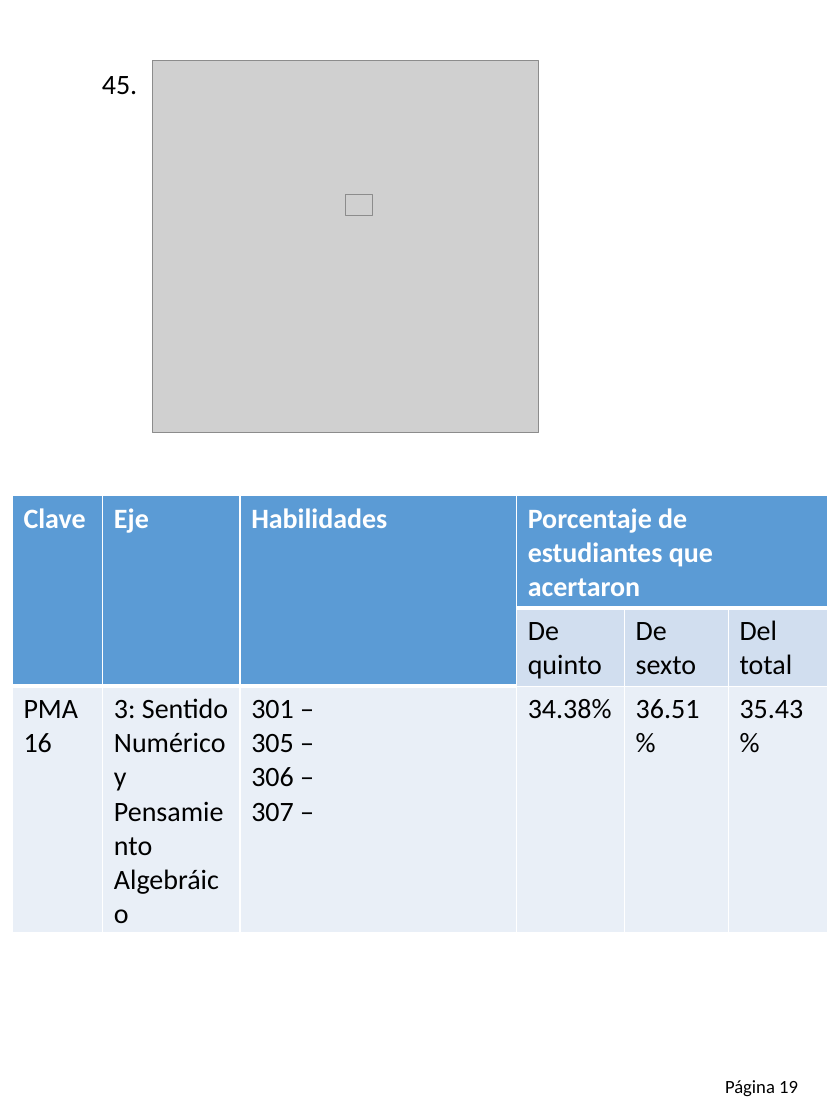
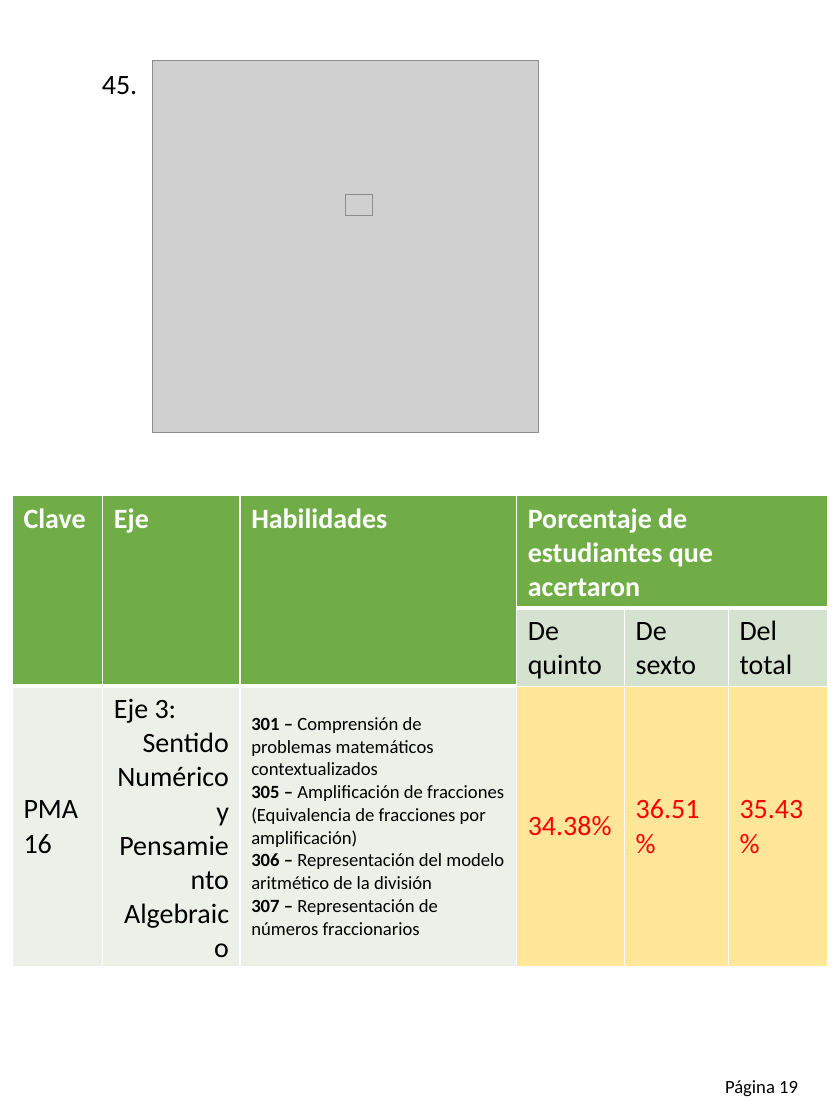
Before and after one commit to Adrifelcha/afchavez-019, a slide deck: slide 50 of Lancaster/Reporte_02_Q-Preliminar/Info_per_Item.pptx (slide 49 before the commit). Drawn at 840x1120 pixels with LibreOffice and Linux fonts; fonts in the diff are those of the drawing; grey boxes stand for pictures. Boxes give left, top, right and bottom in pixels: in the first picture for what was removed or moved away, otherwise in the second. Text is boxed around its words. In the diff, an @@ line names an element or a change of style, - is before the commit and + after.

```diff
--- a/Lancaster/Reporte_02_Q-Preliminar/Info_per_Item.pptx
+++ b/Lancaster/Reporte_02_Q-Preliminar/Info_per_Item.pptx
@@ table at (12, 496, 829, 939) @@
-row 3, column 2: 3: Sentido Numérico y Pensamiento Algebráico
+row 3, column 2: Eje 3: / Sentido Numérico y Pensamiento Algebraico
-row 3, column 3: 301 – / 305 – / 306 – / 307 –
+row 3, column 3: 301 – Comprensión de problemas matemáticos contextualizados / 305 – Amplificación de fracciones (Equivalencia de fracciones por amplificación) / 306 – Representación del modelo aritmético de la división / 307 – Representación de números fraccionarios
@@ fill #5B9BD5 to #70AD47 in 4 cells @@
@@ fill #D2DEEF to #D5E3CF in 3 cells @@
@@ fill #EAEFF7 to #EBF1E9 in 3 cells @@
@@ fill #EAEFF7 to #FFE699 in 3 cells @@
@@ text colour #000000 to #FF0000 in "34.38%", "36.51%", "35.43%" @@
```
Also in this commit, not shown: 45 other slides changed, 1 slide added, 3 other files.
